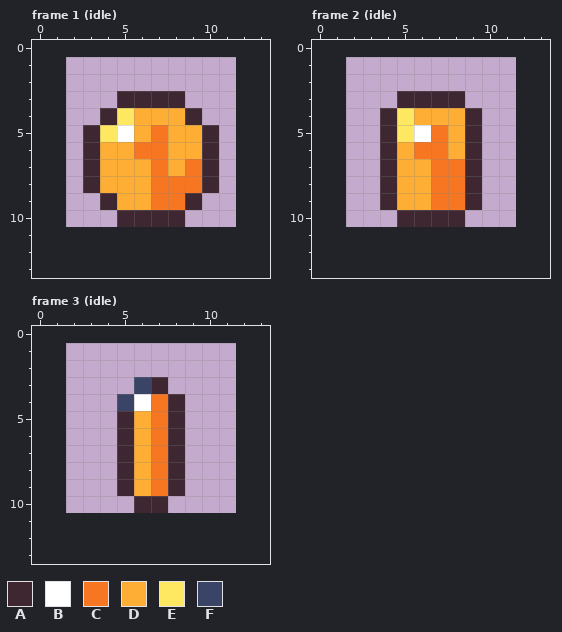
Edited in one commit: pixel-art file (art/minis/tip@50.aseprite). This is how it looked before the edit.
10x10 pixels, 4 frames. Shown: frame 1 (idle), frame 2 (idle), frame 3 (idle). The old version is drawn lined up with the new one, on the new canvas. The commit also changed other frames, which this record leaves out.
Palette (. is transparent): A #3e2731  B #ffffff  C #f77622  D #feae34  E #fee761  F #3a4466
Pixels before, frame 1 (idle), first column x 3:
 3 ..AAAA..
 4 .AEDDDA.
 5 AEBDCDDA
 6 ADDCCDDA
 7 ADDDCDCA
 8 ADDDCCCA
 9 .ADDCCA.
10 ..AAAA..
Pixels before, frame 2 (idle), first column x 4:
 3 .AAAA.
 4 AEDDDA
 5 AEBCDA
 6 ADCCDA
 7 ADDCCA
 8 ADDCCA
 9 ADDCCA
10 .AAAA.
Pixels before, frame 3 (idle), first column x 5:
 3 .FA.
 4 FBCA
 5 ADCA
 6 ADCA
 7 ADCA
 8 ADCA
 9 ADCA
10 .AA.
Now the later version:
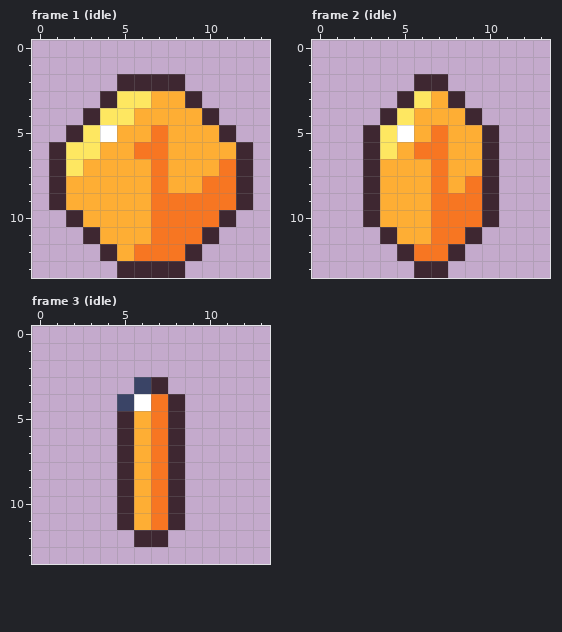
Diff:
canvas 10x10 -> 14x14, the old top-left corner now at 2,1
Changed rows in their new state; - is an unchanged pixel.
Frame 1 (idle):
first column x 1:
 2 ----AAAA----
 3 ---AEEDDA---
 4 --AE----DA--
 5 -AEBD----DA-
 6 AEE------DDA
 7 AED-----DDCA
 8 ADD----DDCCA
 9 ADDD----CCCA
10 -ADDDDCCCCA-
11 --ADDDCCCA--
12 ---ADCCCA---
13 ----AAAA----
Frame 2 (idle):
first column x 3:
 2 ---AA---
 3 ---ED---
 5 AEBD--DA
 6 AE----DA
 7 AD---DDA
 8 AD---DCA
 9 AD----CA
10 ADDDCCCA
11 -ADDCCA-
12 --ACCA--
13 ---AA---
Frame 3 (idle):
first column x 5:
10 ADCA
11 ADCA
12 -AA-
Changed places in both pictures, as pixel boxes (x1, y1, x2, y2):
changed: (49, 74, 253, 278)
changed: (363, 74, 499, 278)
changed: (117, 496, 185, 547)
